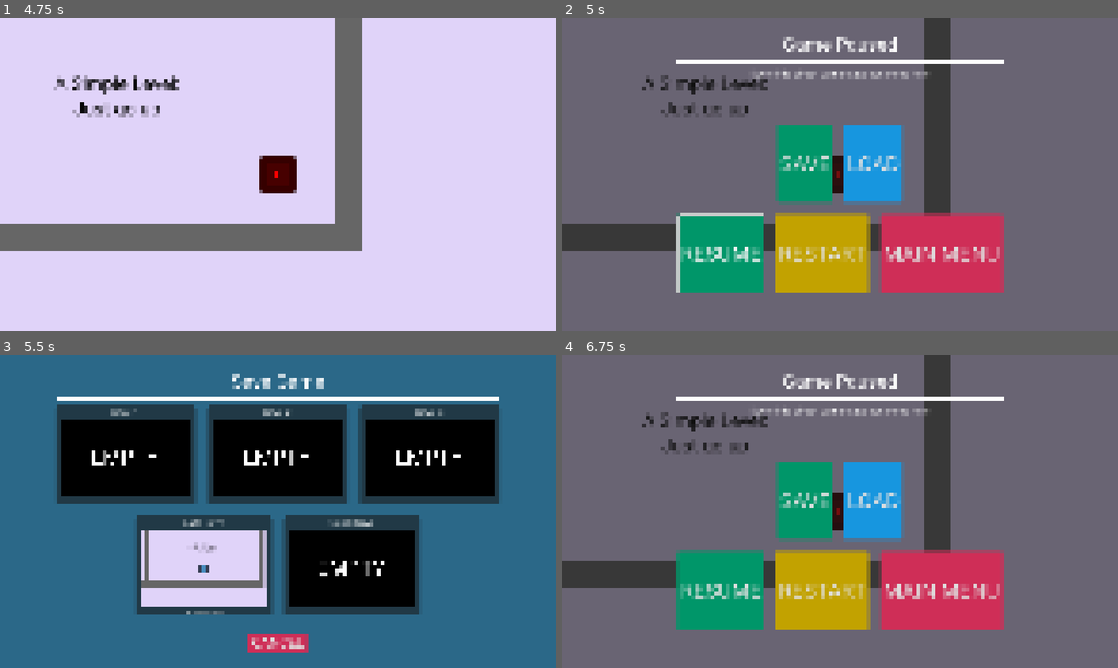
Above: before the commit, frames 1-4 (two rows, left to right).
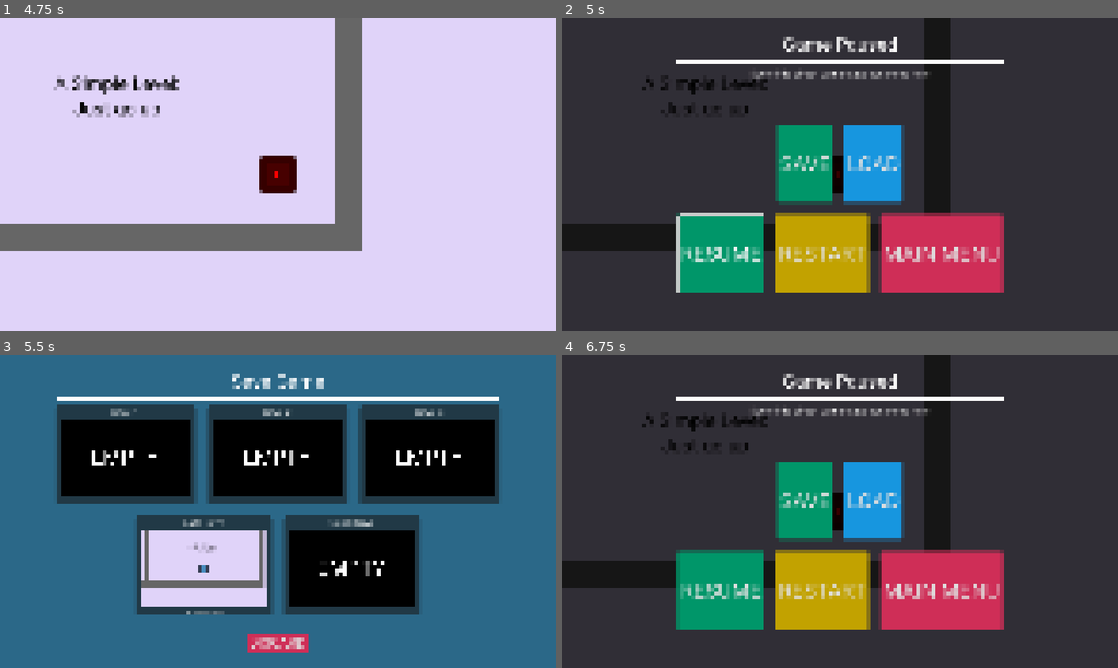
Above: after the commit, the same moments.

Repository: doruktuna/godot-template
Game: Godot game, scene res://scenes/scene_manager/scene_manager.tscn
Same seed, same stepped clock (60 frames per second), same inputs: the game is played once before the commit and once after it. The engine's default icon, where the game draws it, is replaced by a stand-in: a white triangle on a blue panel in a dark square.
Inputs (mouse positions are in pixels of both pictures, inside the frame that each line leads up to):
- Up to frame 1 (4.75 s): click "START" at 0.5 s; tap Enter at 1.25 s; move the mouse to (400, 158) at 1.27 s; press the mouse at (400, 158) at 1.28 s; hold D (right) 1.28-2 s; release the mouse at (400, 158) at 2 s; drag from (166, 190) to (250, 237) at 2.02 s; move the mouse to (333, 105) at 2.77 s; hold D (right) 2.78-3.5 s; hold Right mouse button (action_2) 2.78-3.5 s; click (333, 105) at 3.05 s; drag from (250, 237) to (111, 127) at 3.52 s; tap Space at 4.25 s; move the mouse to (444, 221) at 4.27 s; press the mouse at (444, 221) at 4.28 s; hold A (left) from 4.28 s (still down)
- Up to frame 2 (5 s): keep holding A (left); tap Escape (pause) at 4.9 s
- Up to frame 3 (5.5 s): release A (left) at 5 s; release the mouse at (444, 558) at 5 s; click "SAVE" at 5 s
- Up to frame 4 (6.75 s): click "LOAD" at 5.75 s; click "CANCEL" (after the commit: "DISCARD") at 6.5 s

Frame 1 is identical in both runs. In frame 2, 80% of the frame differs, in the area x 0-100%, y 0-100%; in frame 3, 0.3%; in frame 4, 81%.

Commit message:
FEAT: Save from save menu

Diff:
--- a/globals/event_bus.gd
+++ b/globals/event_bus.gd
@@ -9,8 +9,8 @@
 signal scene_change_requested(scene: SceneManager.Scene, params: Dictionary)
 
 # Save/load signals
-signal save_requested(file_path: String, cur_scene: SceneManager.Scene, image: Image)
-signal load_requested(file_path: String)
+signal save_requested(filename: String, cur_scene: SceneManager.Scene, image: Image)
+signal load_requested(filename: String)
 
 # Level/Game signals
 signal quit_requested
@@ -18,6 +18,8 @@
 signal level_completed
 signal node_removed(node_path: String)
 signal node_spawned(scene_path: String)
+signal hide_menus_requested()
+signal show_menus_requested()
 
 # Debug signals
 signal previous_level_requested
--- a/scenes/levels/level.gd
+++ b/scenes/levels/level.gd
@@ -1,3 +1,4 @@
+# TODO Create a Level scene and instantiate levels from that scene, so that required nodes exists (finish_area and pause_menu)
 class_name Level
 extends Node
 
@@ -15,6 +16,8 @@
 	EventBus.quit_requested.connect(func(): get_tree().quit())
 	EventBus.restart_requested.connect(_on_restart_requested)
 	EventBus.node_removed.connect(_on_node_freed)
+	EventBus.hide_menus_requested.connect(_on_hide_menus_requested)
+	EventBus.show_menus_requested.connect(_on_show_menus_requested)
 
 	pause_menu.resume_requested.connect(_on_resume_requested)
 	pause_menu.main_menu_requested.connect(_on_main_menu_requested)
@@ -109,3 +112,11 @@
 		parent.add_child(node)
 		node.load_state(entry.data)
 		node.add_to_group("spawned")
+
+
+func _on_hide_menus_requested() -> void:
+	pause_menu.hide()
+
+
+func _on_show_menus_requested() -> void:
+	pause_menu.show()
--- a/scenes/scene_manager/scene_manager.gd
+++ b/scenes/scene_manager/scene_manager.gd
@@ -24,7 +24,7 @@
 	Scene.LEVEL_3: "uid://bn6tjss1ukwb4",
 }
 
-var cur_scene: Scene
+static var cur_scene: Scene
 
 
 func _ready() -> void:
--- a/ui/components/save_load_slot.gd
+++ b/ui/components/save_load_slot.gd
@@ -10,6 +10,7 @@
 signal save_load_slot_clicked(slot: SaveLoadSlot)
 
 var is_enabled := true
+var filename: String
 
 
 func _ready() -> void:
@@ -18,8 +19,9 @@
 	_forward_focus_neighbors()
 
 
-func setup(slot_name: String, ss_texture: Texture2D = null, slot_date: String = "") -> void:
+func setup(slot_name: String, filename_inp: String, ss_texture: Texture2D = null, slot_date: String = "") -> void:
 	save_load_name.text = slot_name
+	filename = filename_inp
 	if ss_texture:
 		game_ss.texture = ss_texture
 	save_load_date.text = slot_date
--- a/ui/menus/pause_menu.tscn
+++ b/ui/menus/pause_menu.tscn
@@ -2,6 +2,9 @@
 
 [ext_resource type="Script" uid="uid://botyqtsdubgnh" path="res://ui/menus/pause_menu.gd" id="1_hv7dm"]
 [ext_resource type="PackedScene" uid="uid://ctk1se0iaam4d" path="res://ui/menus/save_load_menu.tscn" id="2_w225i"]
+
+[sub_resource type="StyleBoxFlat" id="StyleBoxFlat_q4lqy"]
+bg_color = Color(0, 0, 0, 0.78431374)
 
 [sub_resource type="StyleBoxLine" id="StyleBoxLine_d67f2"]
 color = Color(1, 1, 1, 1)
@@ -25,6 +28,7 @@
 anchor_bottom = 1.0
 grow_horizontal = 2
 grow_vertical = 2
+theme_override_styles/panel = SubResource("StyleBoxFlat_q4lqy")
 
 [node name="VBoxContainer" type="VBoxContainer" parent="." unique_id=1011345062]
 layout_mode = 1
--- a/ui/menus/save_load_menu.gd
+++ b/ui/menus/save_load_menu.gd
@@ -16,6 +16,8 @@
 
 signal save_load_canceled()
 
+var is_load_screen: bool
+
 
 func _ready() -> void:
 	setup_slots()
@@ -23,12 +25,13 @@
 	cancel_button.pressed.connect(save_load_canceled.emit)
 
 
-func setup_slots(is_load_screen = false) -> void:
+func setup_slots(is_load_screen_inp := false) -> void:
+	is_load_screen = is_load_screen_inp
 	var save_infos: Dictionary = SaveManager.get_save_infos()
 	print("Save infos: ", JSON.stringify(save_infos, "  "))
 
 	save_load_label.text = "Load Game" if is_load_screen else "Save Game"
-	for filename in save_slots:
+	for filename: String in save_slots:
 		var is_save_exists = SaveManager.is_save_exists(filename)
 		var title: String = save_slots[filename].title
 		var slot: SaveLoadSlot = save_slots[filename].slot
@@ -39,7 +42,34 @@
 			var date = save_infos[filename].date
 			var time = save_infos[filename].time
 			var date_str = "%s/%s/%s, %2d:%2d" % [date["day"], date["month"], date["year"], time["hour"], time["minute"]]
-			slot.setup(title, image_texture, date_str)
+			slot.setup(title, filename, image_texture, date_str)
 		else:
-			slot.setup(title)
+			slot.setup(title, filename)
 			slot.set_enabled(not is_load_screen) # If save doesn't exist and it's load screen
+
+		if not slot.save_load_slot_clicked.is_connected(_on_save_load_slot_clicked):
+			slot.save_load_slot_clicked.connect(_on_save_load_slot_clicked)
+
+
+func _on_save_load_slot_clicked(slot: SaveLoadSlot) -> void:
+	print("Slot clicked: ", slot.filename)
+
+	if is_load_screen:
+		pass
+	else:
+		save_game(slot.filename)
+
+
+func save_game(filename: String) -> void:
+	EventBus.hide_menus_requested.emit()
+	await get_tree().process_frame
+	var image: Image = await capture_snapshot()
+	EventBus.save_requested.emit(filename, SceneManager.cur_scene, image)
+	setup_slots(is_load_screen)
+	EventBus.show_menus_requested.emit()
+
+
+func capture_snapshot() -> Image:
+	# Wait the frame draw in order not to capture unfinished frames
+	await RenderingServer.frame_post_draw
+	return get_viewport().get_texture().get_image()
--- a/ui/menus/save_load_menu.tscn
+++ b/ui/menus/save_load_menu.tscn
@@ -154,4 +154,4 @@
 focus_next = NodePath("../../VBoxContainer/HBoxContainer/SaveSlot1")
 focus_previous = NodePath("../../VBoxContainer/HBoxContainer2/QuicksaveSlot")
 theme_type_variation = &"MenuRejectButton"
-text = "CANCEL"
+text = "DISCARD"
